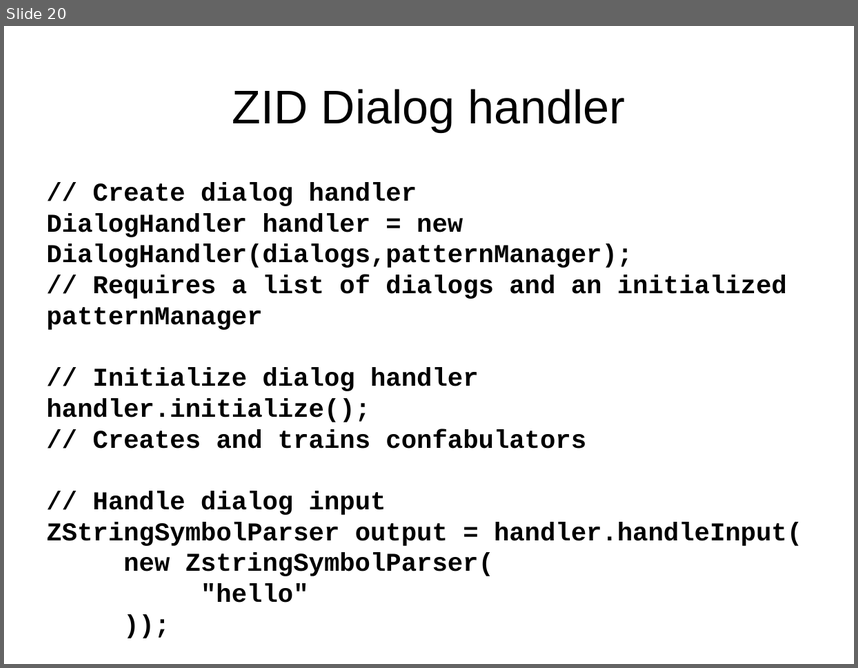
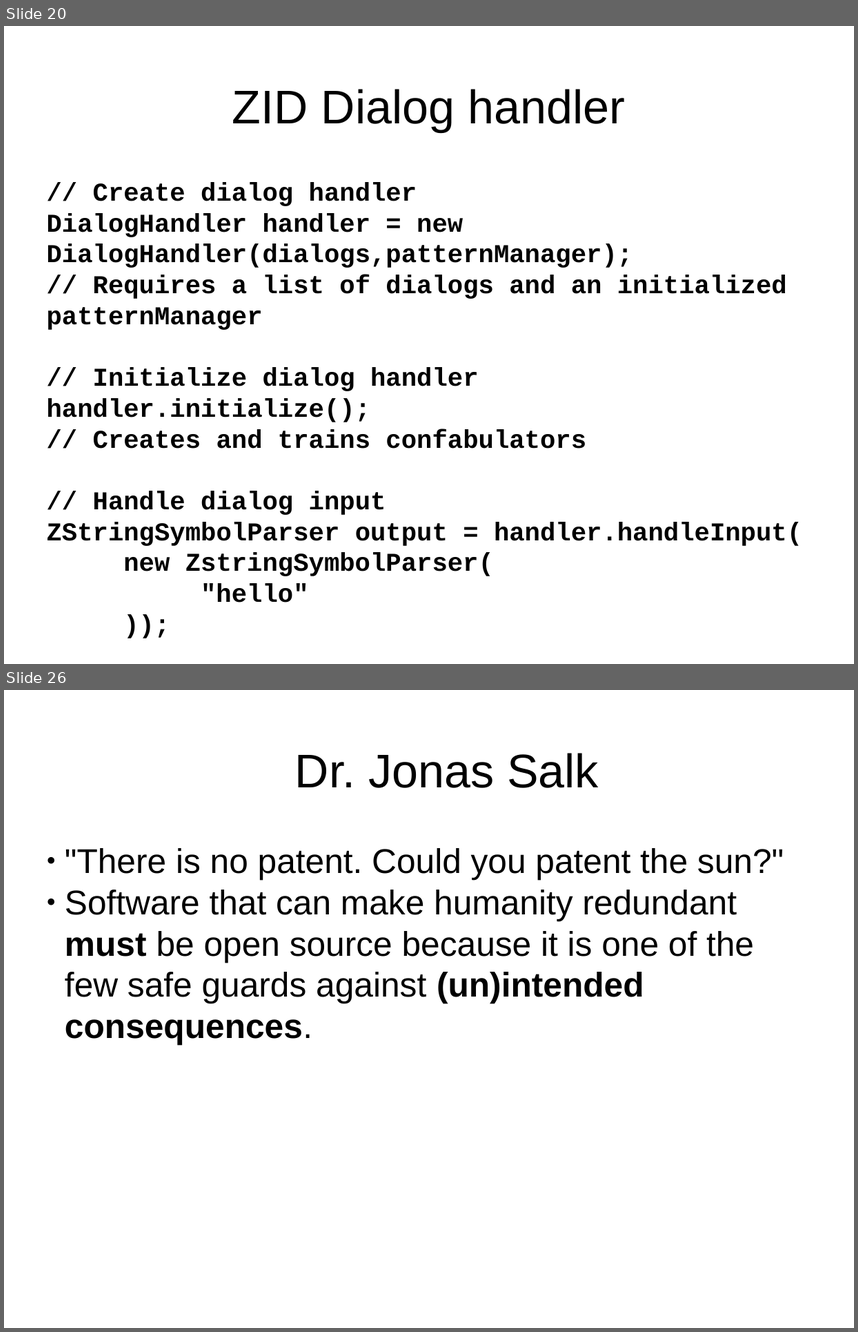
Before and after one commit to DyzLecticus/Zeesoft, a slide deck: V3.0/doc/Zeesoft Open Source Artificial Cognition.odp. Shown one above the other, each under a label of ours: slide 20 before the commit, slides 20 and 26 after it; the slides between them are not shown. The pictures are 858x668 and 858x1332 pixels, drawn with LibreOffice and Linux fonts; fonts in the diff are those of the drawing. Boxes give left, top, right and bottom in pixels: in the first picture for what was removed or moved away, otherwise in the second. Text is boxed around its words. In the diff, an @@ line names an element or a change of style, - is before the commit and + after.

```diff
--- a/V3.0/doc/Zeesoft Open Source Artificial Cognition.odp
+++ b/V3.0/doc/Zeesoft Open Source Artificial Cognition.odp
@@ slide 26 added at box(4, 690, 854, 1328), background #FFFFFF @@
@@ title added at box(295, 753, 599, 788), 44 pt, text #000000 @@
+  Dr. Jonas Salk
@@ subtitle added at box(65, 848, 784, 1044), 32 pt, text #000000 @@
+● "There is no patent. Could you patent the sun?"
+● Software that can make humanity redundant must be open source because it is one of the few safe guards against (un)intended consequences.
```
Also in this commit, not shown: 4 slides changed, 5 other slides added, 1 slide removed, 1 other file.
